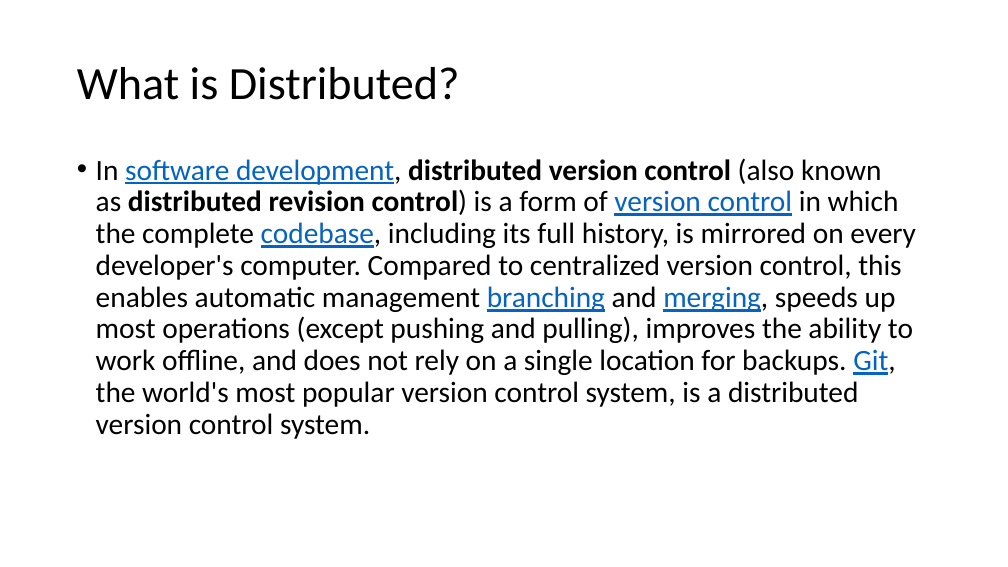
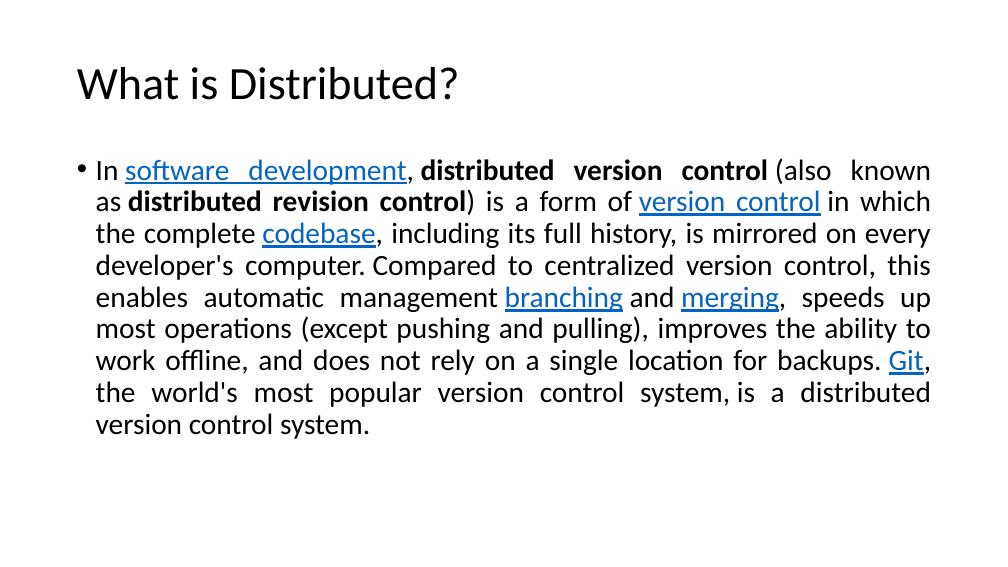
Before and after one commit to mhgulen/Dosyalar, a slide deck: slide 10 of Version Control Protocols.pptx. Drawn at 1008x567 pixels with LibreOffice and Linux fonts; fonts in the diff are those of the drawing. Boxes give left, top, right and bottom in pixels: in the first picture for what was removed or moved away, otherwise in the second. Text is boxed around its words. In the diff, an @@ line names an element or a change of style, - is before the commit and + after.

```diff
--- a/Version Control Protocols.pptx
+++ b/Version Control Protocols.pptx
@@ text "In software development, distributed version ..." at [96,158,932,439]: alignment left to justified @@
```
Also in this commit, not shown: 17 other slides changed.
